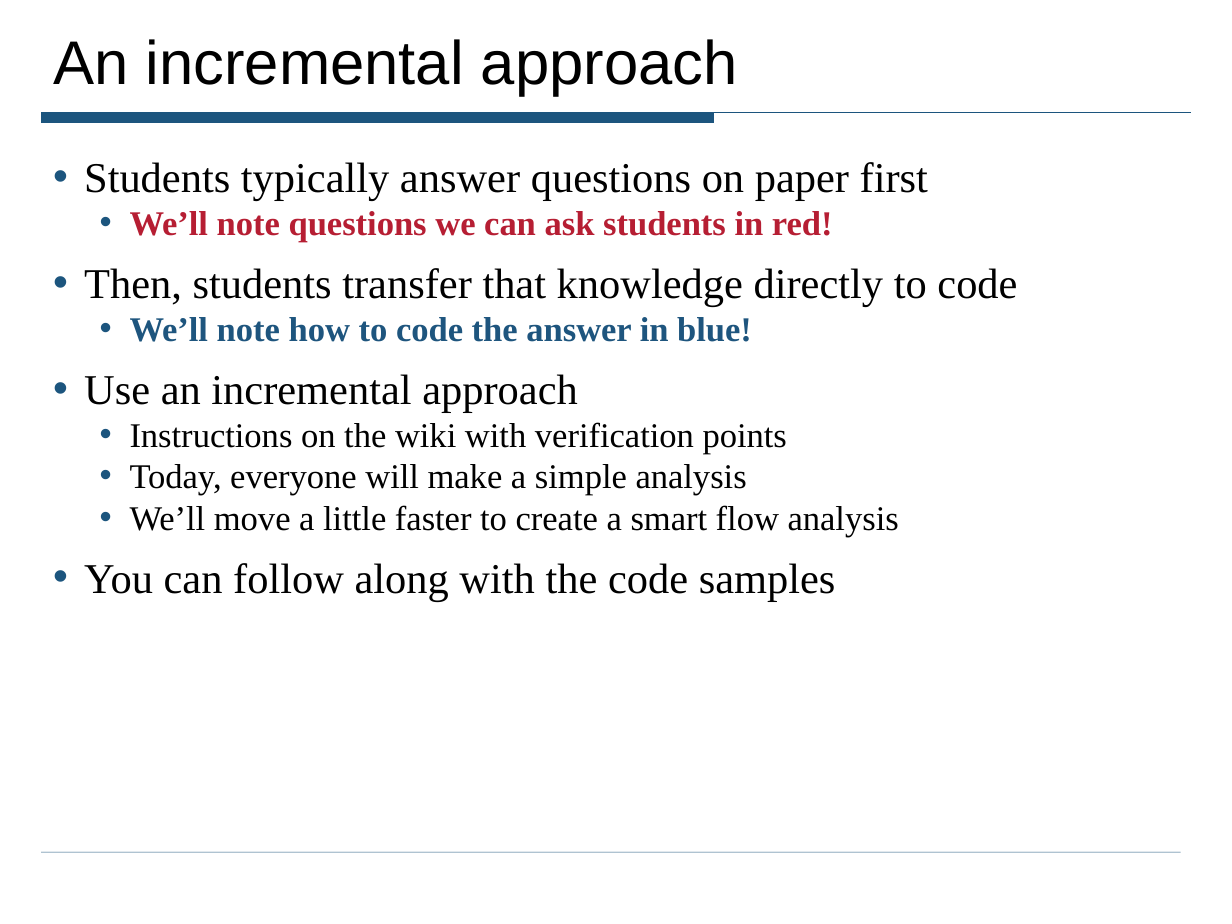
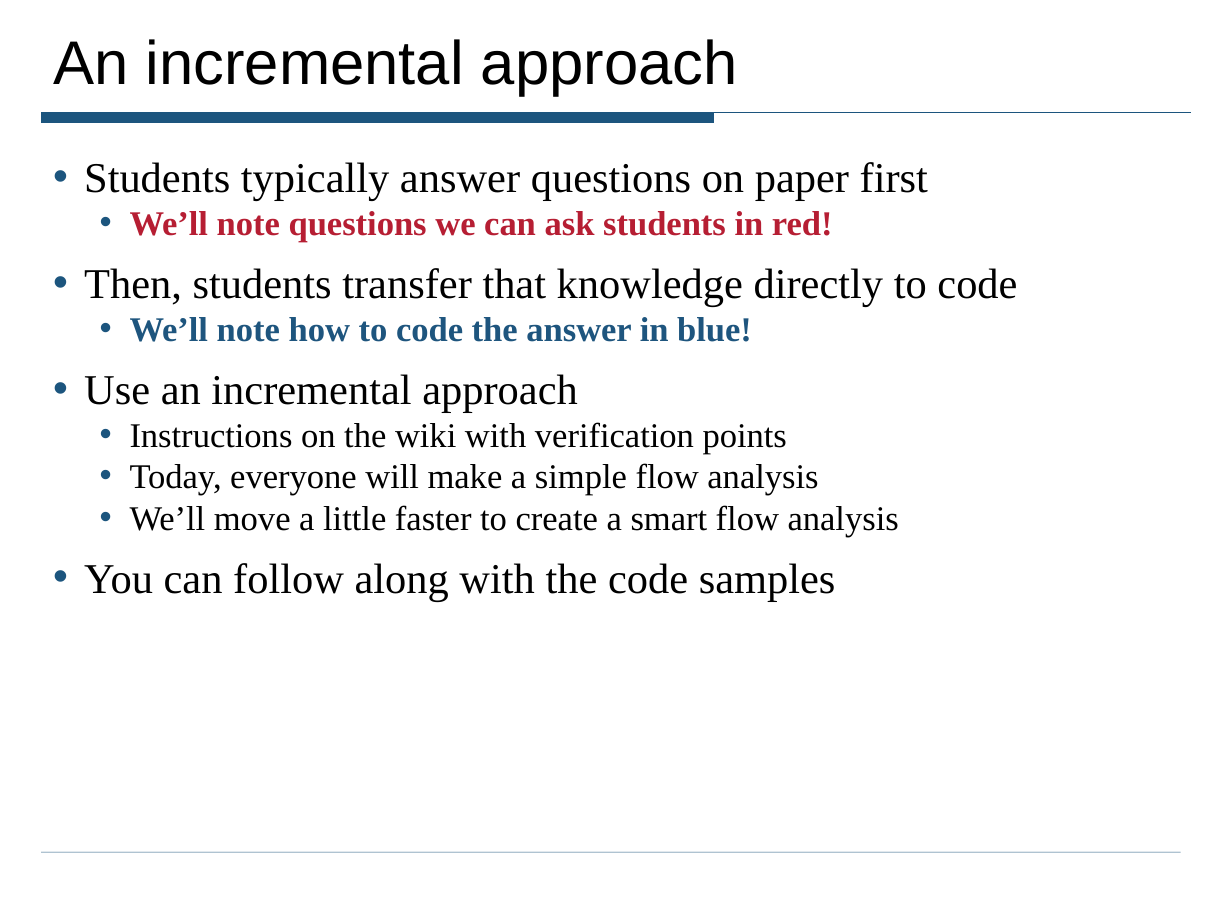
Before and after one commit to ciera/crystalsaf, a slide deck: slide 7 of TutorialExamples/CrystalTutorial.ppt. Drawn at 1232x924 pixels with LibreOffice and Linux fonts; fonts in the diff are those of the drawing. Boxes give left, top, right and bottom in pixels: in the first picture for what was removed or moved away, otherwise in the second. Text is boxed around its words. In the diff, an @@ line names an element or a change of style, - is before the commit and + after.

```diff
--- a/TutorialExamples/CrystalTutorial.ppt
+++ b/TutorialExamples/CrystalTutorial.ppt
@@ text at box(130, 463, 818, 495): text changed @@
-  • Today, everyone will make a simple analysis
+  • Today, everyone will make a simple flow analysis
```
Also in this commit, not shown: 7 other slides changed.
